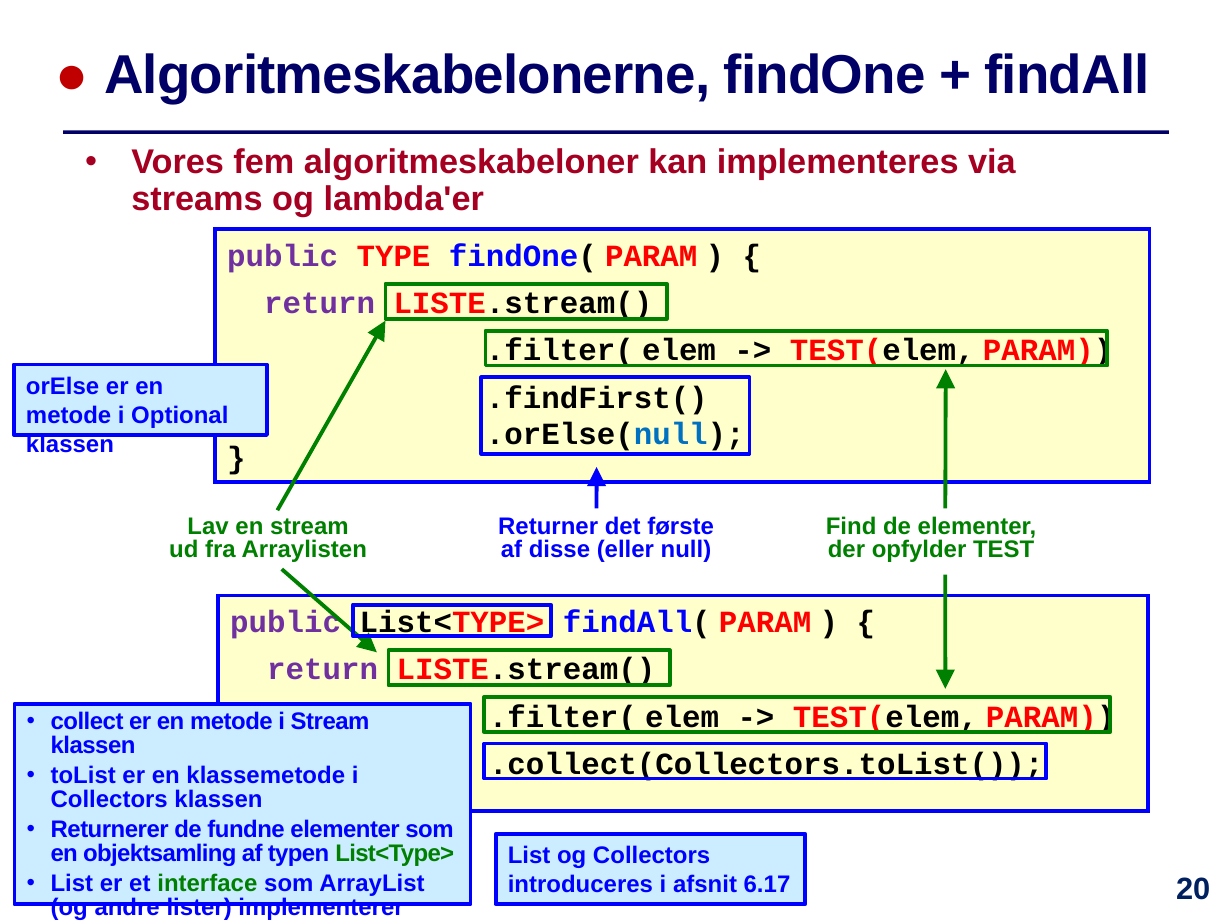
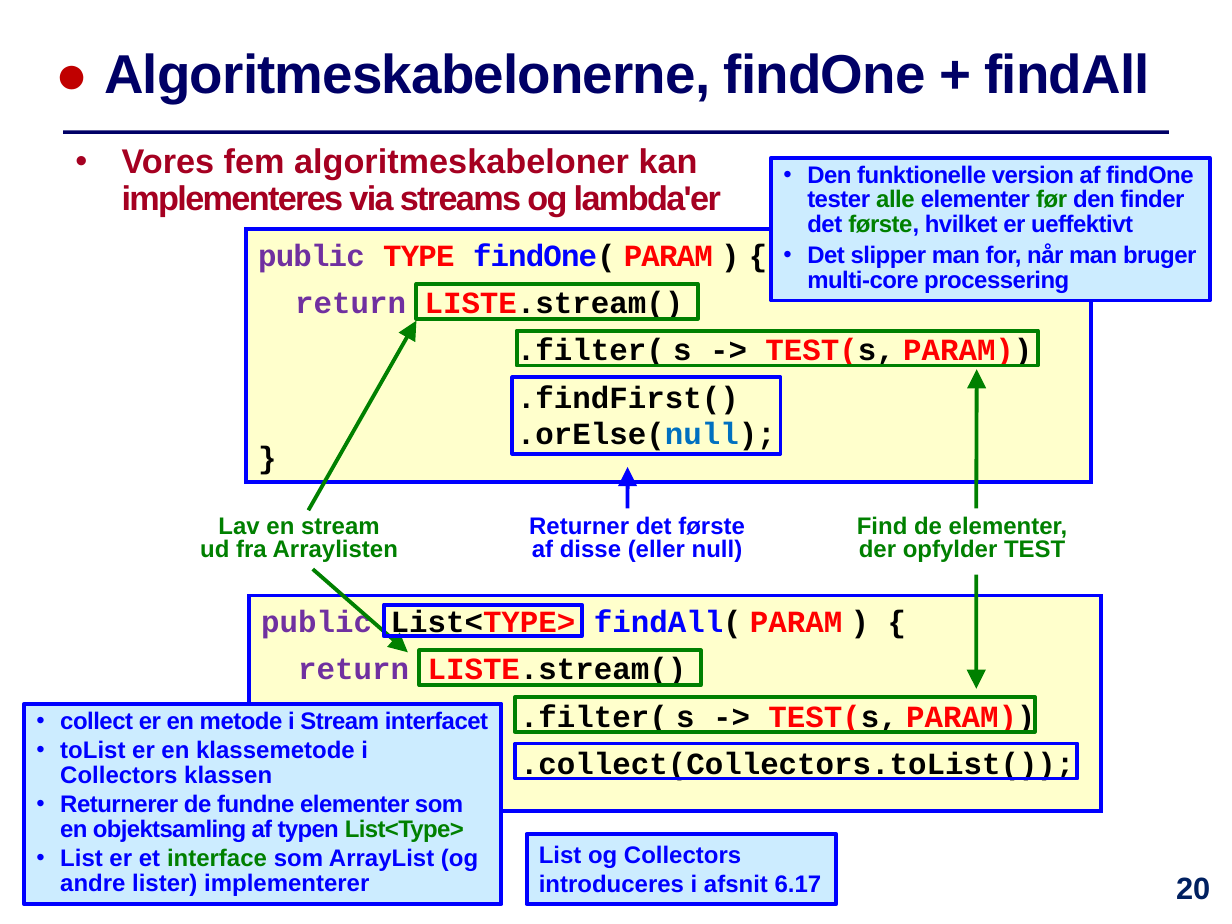
Before and after one commit to IntProgAU/Materiale, a slide deck: slide 20 of web/e23/uge_5b/Slides-Uge5-Torsdag.pptx. Drawn at 1232x924 pixels with LibreOffice and Linux fonts; fonts in the diff are those of the drawing. Boxes give left, top, right and bottom in pixels: in the first picture for what was removed or moved away, otherwise in the second. Text is boxed around its words. In the diff, an @@ line names an element or a change of style, - is before the commit and + after.

```diff
--- a/web/e23/uge_5b/Slides-Uge5-Torsdag.pptx
+++ b/web/e23/uge_5b/Slides-Uge5-Torsdag.pptx
@@ text "Vores fem algoritmeskabeloner kan implementeres ...": place and size @@
-text "Vores fem algoritmeskabeloner kan implementeres ..." at (131, 148, 1016, 217)
+text "Vores fem algoritmeskabeloner kan implementeres ..." at (122, 148, 721, 217)
@@ text "Vores fem algoritmeskabeloner kan implementeres ..." at (122, 148, 721, 217): letter spacing 0 to -1 pt in "implementeres via streams og lambda'er" @@
@@ rectangle added at (771, 158, 1210, 301), fill #CCECFF, outline #0000FF 2.25 pt, 14 pt, text #0000FF, bold @@
+• Den funktionelle version af findOne tester alle elementer før den finder det første, hvilket er ueffektivt
+• Det slipper man for, når man bruger multi-core processering
@@ rectangle "public TYPE findOne( PARAM ) ...": place and size @@
-rectangle "public TYPE findOne( PARAM ) ..." at (216, 229, 1151, 482)
+rectangle "public TYPE findOne( PARAM ) ..." at (246, 229, 1092, 482)
@@ text in rectangle at (258, 244, 713, 273): letter spacing 0 to -0.5 pt in "public TYPE findOne( PARAM ) {" @@
@@ rectangle: place and size @@
-rectangle at (485, 330, 1108, 365)
+rectangle at (516, 330, 1037, 365)
@@ text in rectangle at (517, 338, 1032, 367): text changed @@
-.filter( elem -> TEST(elem, PARAM))
+.filter( s -> TEST(s, PARAM))
@@ rectangle removed at (14, 365, 266, 435) @@
-orElse er en metode i Optional klassen
@@ rectangle "public List<TYPE> findAll( PARAM ) ...": place and size @@
-rectangle "public List<TYPE> findAll( PARAM ) ..." at (218, 595, 1148, 811)
+rectangle "public List<TYPE> findAll( PARAM ) ..." at (249, 595, 1101, 811)
@@ 6 rectangles, 5 arrows, 3 texts: place and size @@
-6 rectangles, 5 arrows, 3 texts at (169, 283, 1046, 904)
+6 rectangles, 5 arrows, 3 texts at (200, 283, 1077, 904)
@@ rectangle "collect er en metode i ...": place and size @@
-rectangle "collect er en metode i ..." at (15, 703, 471, 904)
+rectangle "collect er en metode i ..." at (25, 703, 501, 904)
@@ text in rectangle at (60, 711, 488, 730): text changed @@
-• collect er en metode i Stream klassen
+• collect er en metode i Stream interfacet
@@ rectangle: place and size @@
-rectangle at (484, 697, 1110, 732)
+rectangle at (515, 697, 1035, 732)
@@ text in rectangle at (520, 704, 1035, 734): text changed @@
-.filter( elem -> TEST(elem, PARAM))
+.filter( s -> TEST(s, PARAM))
```
Also in this commit, not shown: 8 other slides changed, 1 slide added, 1 other file.
